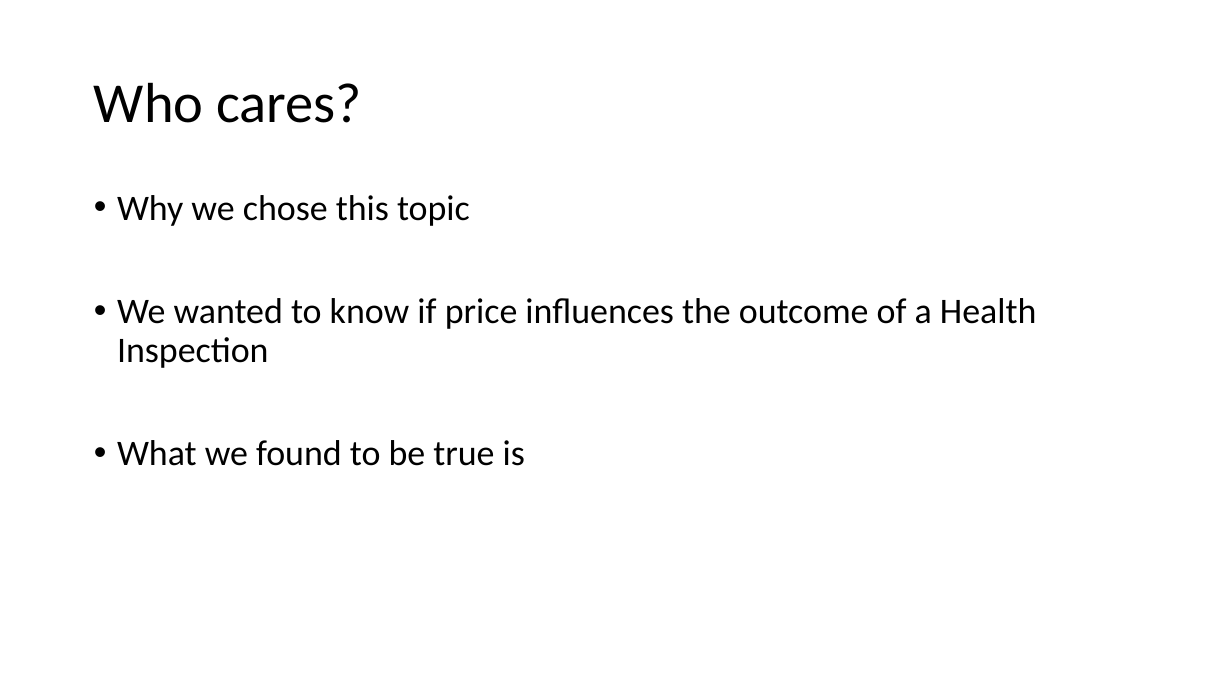
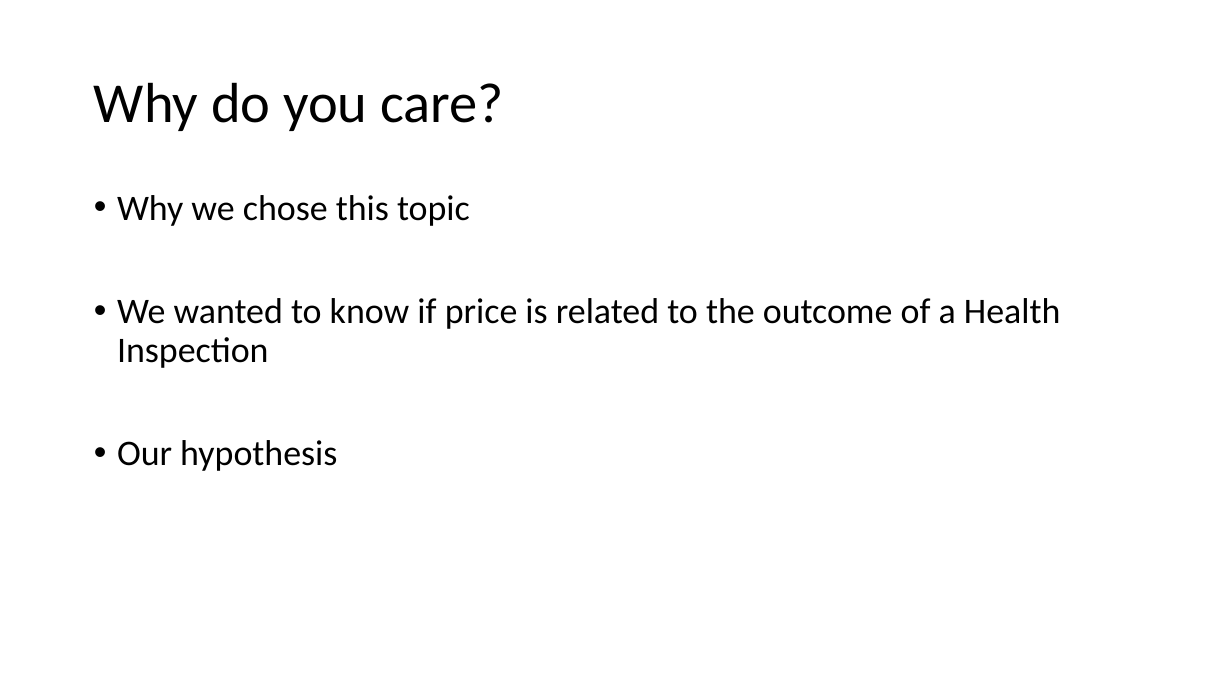
Before and after one commit to DCMilligan88/PriceVsHealth, a slide deck: slide 2 of Project 1 presentation (1).pptx. Drawn at 1232x693 pixels with LibreOffice and Linux fonts; fonts in the diff are those of the drawing; background and template pictures are left out. Boxes give left, top, right and bottom in pixels: in the first picture for what was removed or moved away, otherwise in the second. Text is boxed around its words. In the diff, an @@ line names an element or a change of style, - is before the commit and + after.

```diff
--- a/Project 1 presentation (1).pptx
+++ b/Project 1 presentation (1).pptx
@@ title at <box>94,82,504,131</box>: text changed @@
-Who cares?
+Why do you care?
@@ text at <box>117,298,1061,471</box>: text changed @@
-• We wanted to know if price influences the outcome of a Health Inspection
-• What we found to be true is
+• We wanted to know if price is related to the outcome of a Health Inspection
+• Our hypothesis
```
Also in this commit, not shown: 10 other slides changed, 9 slides added, 6 slides removed.
